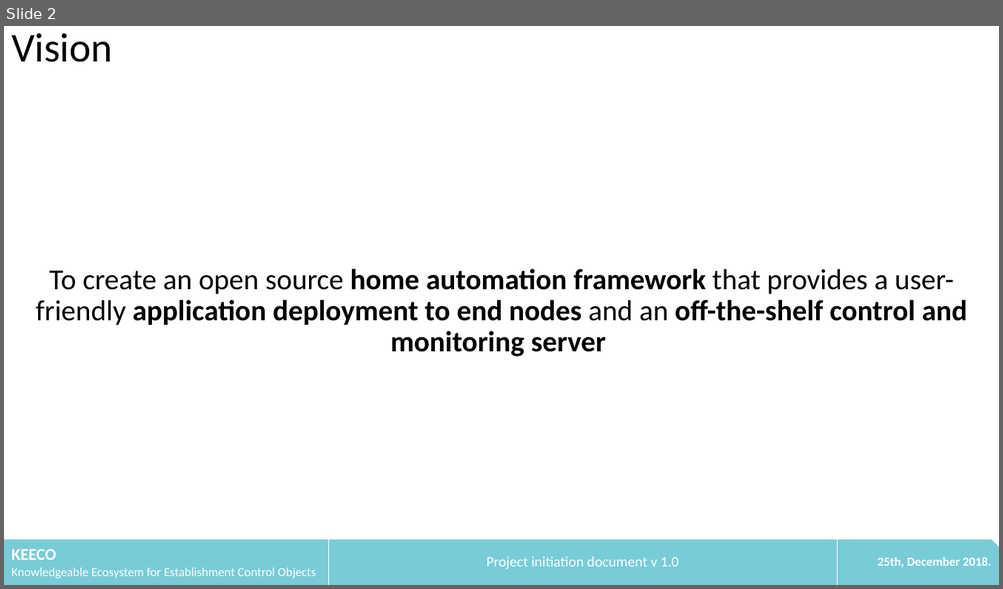
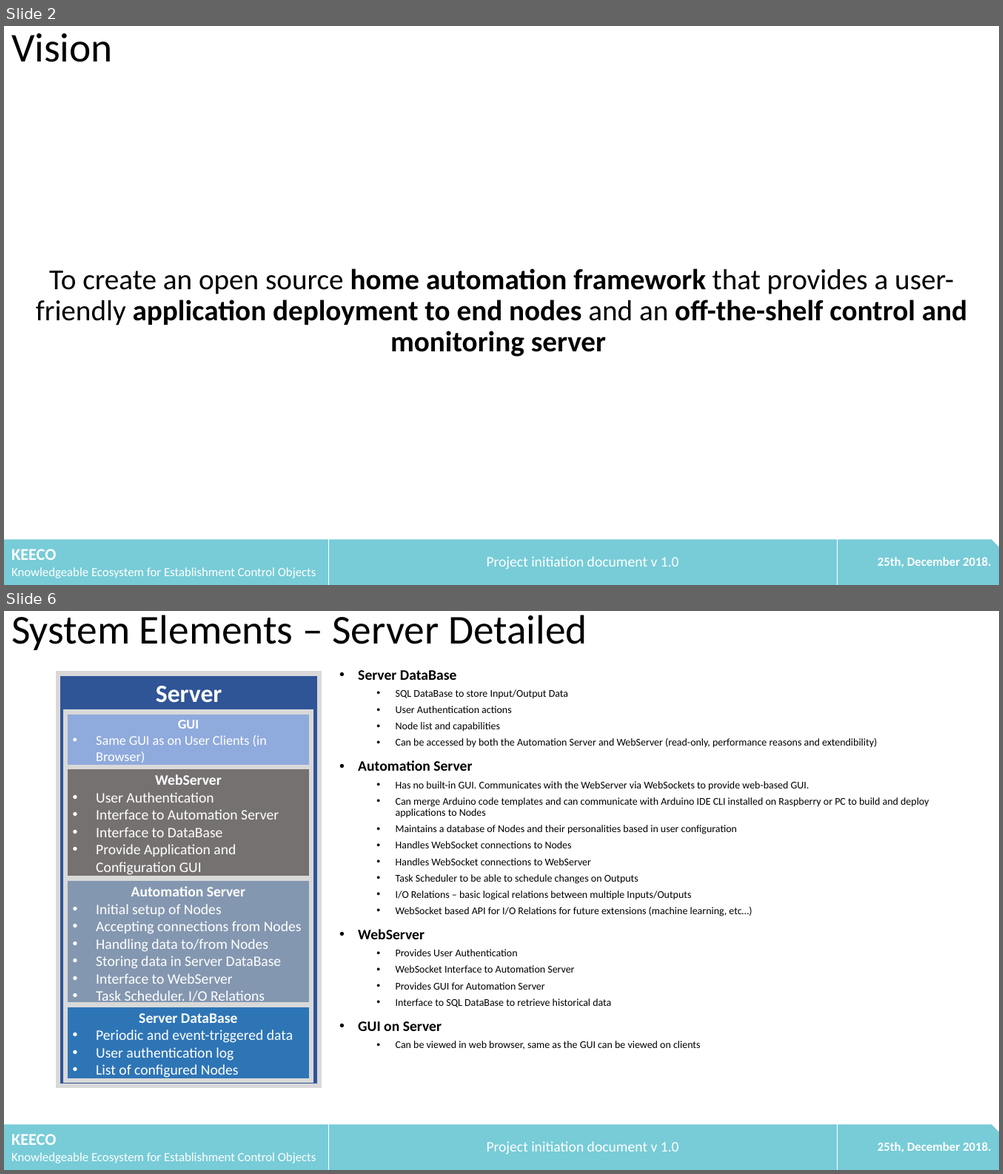
Before and after one commit to litechniks/KEECO, a slide deck: docs/20181225_KEECO_ProjectInit.pptx. Shown one above the other, each under a label of ours: slide 2 before the commit, slides 2 and 6 after it; the slides between them are not shown. The pictures are 1003x589 and 1003x1174 pixels, drawn with LibreOffice and Linux fonts; fonts in the diff are those of the drawing. Boxes give left, top, right and bottom in pixels: in the first picture for what was removed or moved away, otherwise in the second. Text is boxed around its words. In the diff, an @@ line names an element or a change of style, - is before the commit and + after.

Commit message:
Update 20181225_KEECO_ProjectInit.pptx
Updated initial documentation

```diff
--- a/docs/20181225_KEECO_ProjectInit.pptx
+++ b/docs/20181225_KEECO_ProjectInit.pptx
@@ slide 6 added at [4, 611, 999, 1170], background #FFFFFF @@
@@ text added at [11, 615, 587, 650], 39.6 pt, text #000000 @@
+System Elements – Server Detailed
@@ text added at [358, 670, 928, 1050], 10 pt, text #000000 @@
+• Server DataBase
+  • SQL DataBase to store Input/Output Data
+  • User Authentication actions
+  • Node list and capabilities
+  • Can be accessed by both the Automation Server and WebServer (read-only, performance reasons and extendibility)
+• Automation Server
+  • Has no built-in GUI. Communicates with the WebServer via WebSockets to provide web-based GUI.
+  • Can merge Arduino code templates and can communicate with Arduino IDE CLI installed on Raspberry or PC to build and deploy applications to Nodes
+  • Maintains a database of Nodes and their personalities based in user configuration
+  • Handles WebSocket connections to Nodes
+  • Handles WebSocket connections to WebServer
+  • Task Scheduler to be able to schedule changes on Outputs
+  • I/O Relations – basic logical relations between multiple Inputs/Outputs
+  • WebSocket based API for I/O Relations for future extensions (machine learning, etc…)
+• WebServer
+  • Provides User Authentication
+  • WebSocket Interface to Automation Server
+  • Provides GUI for Automation Server
+  • Interface to SQL DataBase to retrieve historical data
+• GUI on Server
+  • Can be viewed in web browser, same as the GUI can be viewed on clients
@@ group added at [59, 674, 319, 1086]: 5 rectangles @@
+Server
+WebServer
+• User Authentication
+• Interface to Automation Server
+• Interface to DataBase
+• Provide Application and Configuration GUI
+Automation Server
+• Initial setup of Nodes
+• Accepting connections from Nodes
+• Handling data to/from Nodes
+• Storing data in Server DataBase
+• Interface to WebServer
+• Task Scheduler. I/O Relations
+GUI
+• Same GUI as on User Clients (in Browser)
+Server DataBase
+• Periodic and event-triggered data
+• User authentication log
+• List of configured Nodes
@@ snip rect added at [4, 1125, 999, 1170], fill #77CCD7 @@
@@ table added at [4, 1125, 999, 1170], 1 rows, 3 columns @@
+KEECO / Knowledgeable Ecosystem for Establishment Control Objects | Project initiation document v 1.0 | 25th, December 2018.
```
Also in this commit, not shown: 4 slides changed.
